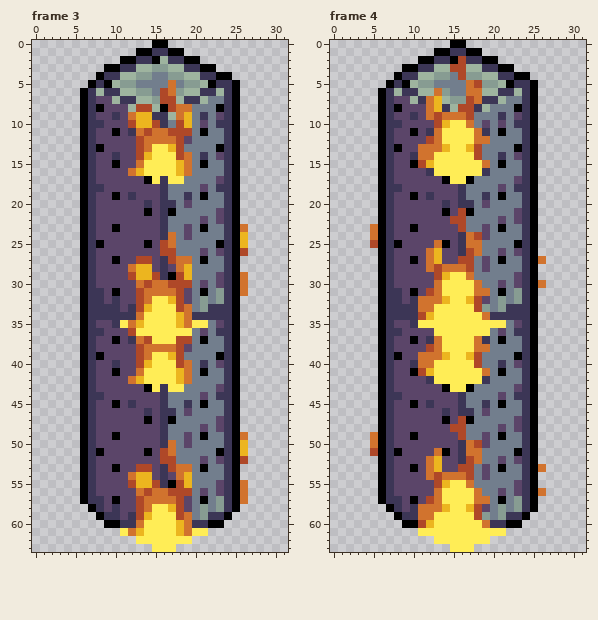
One commit to this pixel-art file: assets/structures/building_A_B/c3/building_demolished_c3.ase. That is the earlier state.
32x130 pixels, 8 frames. Shown: frame 3: x 0..31, y 0..63; frame 4: x 0..31, y 0..63. The commit also changed other frames, which this record leaves out.
The same view after the edit:
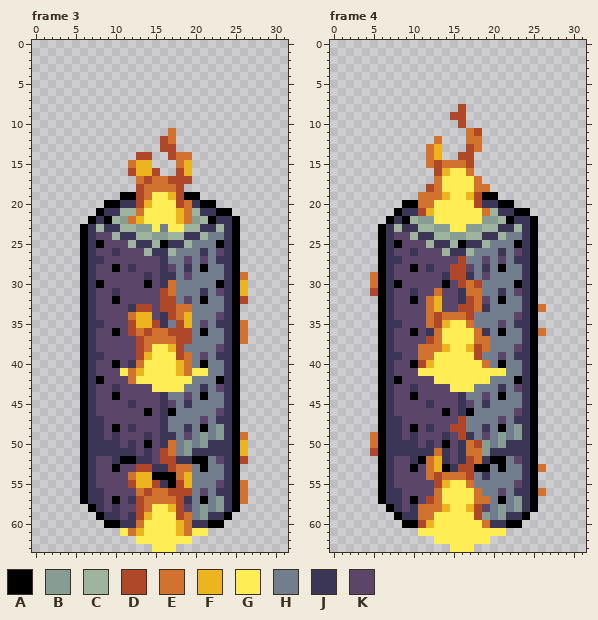
Palette (. is transparent): A #000000  B #879c92  C #9eb49f  D #af4828  E #d1732e  F #ecb51f  G #ffed56  H #727e8d  J #3c3656  K #5b4569
From the commit log: Shorted tallest building and adjust building spawn params.
What changed:
--- frame 3, layers "Flattened Copy", "Flattened", "Layer 1 Copy"
@@ x 0..31 @@
- 0 ...............AA...............
- 1 .............AAJJAA.............
- 2 ...........AAJJACJJAA...........
- 3 .........AAJJCCBBCCJJAA.........
- 4 ........AJJCCBBHHBBCCJJAA.......
- 5 .......AJACBBHHHHEHBBCAJJA......
- 6 ......AJCJJCCBBHDEBCCJJCJA......
- 7 ......AJKKCJJCCBDDCJJCHHJA......
- 8 ......AJAKKKCDDCADEEHHHAJA......
- 9 ......AJKKJKEFFJJCEFHJHKJA......
-10 ......AJJKKKDFFDJHDFHKHJJA......
-11 ......AJKKAKJEDEEDDDHAHHJA......
-12 ......AJKKKKKDEEEEDKHHHHJA......
-13 ......AJAKKKKDEGGFDHHHHAJA......
-14 ......AJKKJKKDFGGGDEHJHKJA......
-15 ......AJKKAKKEGGGGFEHAHHJA......
-16 ......AJKKKKEFGGGGFEHHHHJA......
-17 ......AJKKKKKKAGJGGHHHHKJA......
-18 ......AJJKKKKKKKJHHHHKHJJA......
-19 ......AJKKAKJKKKJHHJHAHHJA......
-20 ......AJKKKKKKJKJJHKHHHHJA......
-21 ......AJKKKKKKAKJAHHHHHKJA......
-22 ......AJKKKKKKKKJHHHHKHKJA......
-23 ......AJKKAKKKKKJHHKHAHHJAE.....
-24 ......AJKKKKKKKKJEHKHHHHJAF.....
-25 ......AJAKKKKKAKDEHHHHHAJAF.....
-26 ......AJKKKKKKKKDDHHHKHKJAD.....
-27 ......AJKKAKKDDKJDEEHAHHJA......
-28 ......AJKKKKEFFKJKEFHHHHJA......
-29 ......AJKKKKDFFDJADFHHHKJAE.....
-30 ......AJKKKKKEDEEDDDHKHKJAE.....
-31 ......AJJKAKKDEEEEDKHAHBJAE.....
-32 ......AJJKJKKDEGGFDKHBHBJA......
-33 ......AJJJJKJDFGGGDEHBJJJA......
-34 ......AJJJJJJEGGGGFEJJJJJA......
-35 ......AJKKJGEFGGGGFEGGHKJA......
-36 ......AJJKKKDGGGGGGGHKHJJA......
-37 ......AJKKAKJEDGGGDDHAHHJA......
-38 ......AJKKKKKDEEEEDKHHHHJA......
-39 ......AJAKKKKDEGGFDHHHHAJA......
-40 ......AJKKJKKDFGGGDEHJHKJA......
-41 ......AJKKAKKEGGGGFEHAHHJA......
-42 ......AJKKKKEFGGGGFEHHHHJA......
-43 ......AJKKKKKKAGJGGHHHHKJA......
-44 ......AJJKKKKKKKJHHHHKHJJA......
-45 ......AJKKAKJKKKJHHJHAHHJA......
-46 ......AJKKKKKKJKJJHKHHHHJA......
-47 ......AJKKKKKKAKJAHHHHHKJA......
-48 ......AJKKKKKKKKJHHHHKHKJA......
-49 ......AJKKAKKKKKJHHKHAHHJAE.....
-50 ......AJKKKKKKKKJEHKHHHHJAF.....
-51 ......AJAKKKKKAKDEHHHHHAJAF.....
-52 ......AJKKKKKKKKDDHHHKHKJAD.....
-53 ......AJKKAKKDDKJDEEHAHHJA......
-54 ......AJKKKKEFFKJKEFHHHHJA......
+ 0 ................................
+ 1 ................................
+ 2 ................................
+ 3 ................................
+ 4 ................................
+ 5 ................................
+ 6 ................................
+ 7 ................................
+ 8 ................................
+ 9 ................................
+10 ................................
+11 .................E..............
+12 ................DE..............
+13 ................DD..............
+14 .............DD..DEE............
+15 ............EFF...EF............
+16 ............DFFD..DF............
+17 .............EDEEDDD............
+18 .............DEEEED.............
+19 ...........AADEGGFDAA...........
+20 .........AAJJDFGGGDEJAA.........
+21 ........AJJCCEGGGGFECJJAA.......
+22 .......AJACBEFGGGGFEBCAJJA......
+23 ......AJCJJCCBBGHGGCCJJCJA......
+24 ......AJKKCJJCCBBCCJJCHHJA......
+25 ......AJAKKKCJJCAJJCHHHAJA......
+26 ......AJKKJKKKCJJCHHHJHKJA......
+27 ......AJJKKKKKKKJHHKHKHJJA......
+28 ......AJKKAKJKKKJKHJHAHHJA......
+29 ......AJKKKKKKJKJJHKHHHHJAE.....
+30 ......AJAKKKKKAKJEHHHHHAJAF.....
+31 ......AJKKJKKKKKDEHHHJHKJAF.....
+32 ......AJKKAKKKKKDDHKHAHHJAD.....
+33 ......AJKKKKJDDKDDEEHHHHJA......
+34 ......AJKKKKEFFKJDEFHHHKJA......
+35 ......AJJKKKDFFDJHDFHKHJJAE.....
+36 ......AJKKAKDEDEEDDDHAHHJAE.....
+37 ......AJKKKKKDEEEEDDHHHHJAE.....
+38 ......AJKKKKKDEGGFDHHHHKJA......
+39 ......AJJKKKKDFGGGDEHKHJJA......
+40 ......AJKKAKJEGGGGFEHAHHJA......
+41 ......AJKKKGEFGGGGFEGGHHJA......
+42 ......AJAKKKEGGGGGGGHHHAJA......
+43 ......AJKKJKKKKGGGGHHJHKJA......
+44 ......AJKKAKKKKKJHHKHAHHJA......
+45 ......AJKKKKJKKKJKHJHHHHJA......
+46 ......AJKKKKKKAKJAHHHHHKJA......
+47 ......AJJKKKKKKKJHHHHKHJJA......
+48 ......AJJKAKJKKKJHHJHAHBJA......
+49 ......AJJKJKKKJKJJHKHBHBJAE.....
+50 ......AJJJJKJKAKJEHBHBJJJAF.....
+51 ......AJJJJJJKJKDEHBJJJJJAF.....
+52 ......AJKKJAAJJKDDJJAAHKJAD.....
+53 ......AJKKAKKDDJJDEEHAHHJA......
+54 ......AJKKKKEFFAAAEFHHHHJA......
 55 ......AJKKKKDFFDJADFHHHKJAE.....
-56 ......AJKKKKKEDEEDDDHKHKJAE.....
-57 ......AJJKAKKDEEEEDKHAHBJAE.....
+56 ......AJJKKKKEDEEDDDHKHJJAE.....
+57 ......AJJKAKJDEEEEDJHAHBJAE.....
 58 .......AJKJKKDEGGFDKHBHBJA......
--- frame 4, layers "Flattened Copy", "Flattened", "Layer 1 Copy"
@@ x 0..31 @@
- 0 ...............AA...............
- 1 .............AAJJAA.............
- 2 ...........AAJJADJJAA...........
- 3 .........AAJJCCDDCCJJAA.........
- 4 ........AJJCCBBHDBBCCJJAA.......
- 5 .......AJACBBHHHHEDBBCAJJA......
- 6 ......AJCJJCCEBHHEECCJJCJA......
- 7 ......AJKKCJEFCBBDEJJCHHJA......
- 8 ......AJAKKKEFJCDDJCHHHAJA......
- 9 ......AJKKJKEDEEEDHHHJHKJA......
-10 ......AJJKKKKDFGGEHKHKHJJA......
-11 ......AJKKAKJEGGGGEJHAHHJA......
-12 ......AJKKKKDEGGGGEEHHHHJA......
-13 ......AJAKKEEEFGGFDHHHHAJA......
-14 ......AJKKJEEGGGGGDHHJHKJA......
-15 ......AJKKADFGGGGGGEHAHHJA......
-16 ......AJKKKKJGGGGGGJHHHHJA......
-17 ......AJKKKKKKAGGAHHHHHKJA......
-18 ......AJJKKKKKKKJHHHHKHJJA......
-19 ......AJKKAKJKKKJHHJHAHHJA......
-20 ......AJKKKKKKJKJJHKHHHHJA......
-21 ......AJKKKKKKAKDAHHHHHKJA......
-22 ......AJKKKKKKKDDHHHHKHKJA......
-23 .....EAJKKAKKKKKDHHKHAHHJA......
-24 .....EAJKKKKKKKKJEDKHHHHJA......
-25 .....DAJAKKKKEAKJEEHHHHAJA......
-26 ......AJKKKKEFKKJDEHHKHKJA......
-27 ......AJKKAKEFKKDDHKHAHHJAE.....
-28 ......AJKKKKEDEEEDHKHHHHJA......
-29 ......AJKKKKKDFGGEHHHHHKJA......
-30 ......AJKKKKKEGGGGEHHKHKJAE.....
-31 ......AJJKAKDEGGGGEEHAHBJA......
-32 ......AJJKJEEEFGGFDKHBHBJA......
-33 ......AJJJJEEGGGGGDBHBJJJA......
-34 ......AJJJJDFGGGGGGEJJJJJA......
-35 ......AJKKJGGGGGGGGGGGHKJA......
-36 ......AJJKKKKGGGGGGGHKHJJA......
-37 ......AJKKAKJEGGGGEJHAHHJA......
-38 ......AJKKKKDEGGGGEEHHHHJA......
-39 ......AJAKKEEEFGGFDHHHHAJA......
-40 ......AJKKJEEGGGGGDHHJHKJA......
-41 ......AJKKADFGGGGGGEHAHHJA......
-42 ......AJKKKKJGGGGGGJHHHHJA......
-43 ......AJKKKKKKAGGAHHHHHKJA......
-44 ......AJJKKKKKKKJHHHHKHJJA......
-45 ......AJKKAKJKKKJHHJHAHHJA......
-46 ......AJKKKKKKJKJJHKHHHHJA......
-47 ......AJKKKKKKAKDAHHHHHKJA......
-48 ......AJKKKKKKKDDHHHHKHKJA......
-49 .....EAJKKAKKKKKDHHKHAHHJA......
-50 .....EAJKKKKKKKKJEDKHHHHJA......
-51 .....DAJAKKKKEAKJEEHHHHAJA......
-52 ......AJKKKKEFKKJDEHHKHKJA......
-53 ......AJKKAKEFKKDDHKHAHHJAE.....
-54 ......AJKKKKEDEEEDHKHHHHJA......
+ 0 ................................
+ 1 ................................
+ 2 ................................
+ 3 ................................
+ 4 ................................
+ 5 ................................
+ 6 ................................
+ 7 ................................
+ 8 ................D...............
+ 9 ...............DD...............
+10 ................D...............
+11 .................ED.............
+12 .............E...EE.............
+13 ............EF...DE.............
+14 ............EF..DD..............
+15 ............EDEEED..............
+16 .............DFGGE..............
+17 .............EGGGGE.............
+18 ............DEGGGGEE............
+19 ...........EEEFGGFDAA...........
+20 .........AAEEGGGGGDJJAA.........
+21 ........AJJDFGGGGGGECJJAA.......
+22 .......AJACBBGGGGGGBBCAJJA......
+23 ......AJCJJCCBBGGBBCCJJCJA......
+24 ......AJKKCJJCCBBCCJJCHHJA......
+25 ......AJAKKKCJJCAJJCHHHAJA......
+26 ......AJKKJKKKCJJCHHHJHKJA......
+27 ......AJJKKKKKKKDHHKHKHJJA......
+28 ......AJKKAKJKKDDKHJHAHHJA......
+29 .....EAJKKKKKKJDDJHKHHHHJA......
+30 .....EAJAKKKKKAKDEDHHHHAJA......
+31 .....DAJKKJKKEKKJEEHHJHKJA......
+32 ......AJKKAKEFKKJDEKHAHHJA......
+33 ......AJKKKKEFKKDDEJHHHHJAE.....
+34 ......AJKKKKEDEEEDHHHHHKJA......
+35 ......AJJKKKEDFGGEHHHKHJJA......
+36 ......AJKKAKJEGGGGEJHAHHJAE.....
+37 ......AJKKKKDEGGGGEEHHHHJA......
+38 ......AJKKKEEEFGGFDEHHHKJA......
+39 ......AJJKKEEGGGGGDHHKHJJA......
+40 ......AJKKADFGGGGGGEHAHHJA......
+41 ......AJKKKGGGGGGGGGGGHHJA......
+42 ......AJAKKKKGGGGGGGHHHAJA......
+43 ......AJKKJKKKKGGGHHHJHKJA......
+44 ......AJKKAKKKKKJHHKHAHHJA......
+45 ......AJKKKKJKKKJKHJHHHHJA......
+46 ......AJKKKKKKAKJAHHHHHKJA......
+47 ......AJJKKKKKKKDHHHHKHJJA......
+48 ......AJJKAKJKKDDHHJHAHBJA......
+49 .....EAJJKJKKKJKDJHKHBHBJA......
+50 .....EAJJJJKJKAKJEDBHBJJJA......
+51 .....DAJJJJJJEJKJEEBJJJJJA......
+52 ......AJKKJAEFJKJDEJAAHKJA......
+53 ......AJKKAKEFAJDDAAHAHHJAE.....
+54 ......AJKKKKEDEEEDHJHHHHJA......
 55 ......AJKKKKKDFGGEHHHHHKJA......
-56 ......AJKKKKKEGGGGEHHKHKJAE.....
+56 ......AJJKKKKEGGGGEHHKHJJAE.....
 57 ......AJJKAKDEGGGGEEHAHBJA......
Changed places in both pictures, as pixel boxes (x1, y1, x2, y2):
changed: (80, 40, 248, 504)
changed: (370, 40, 546, 496)
